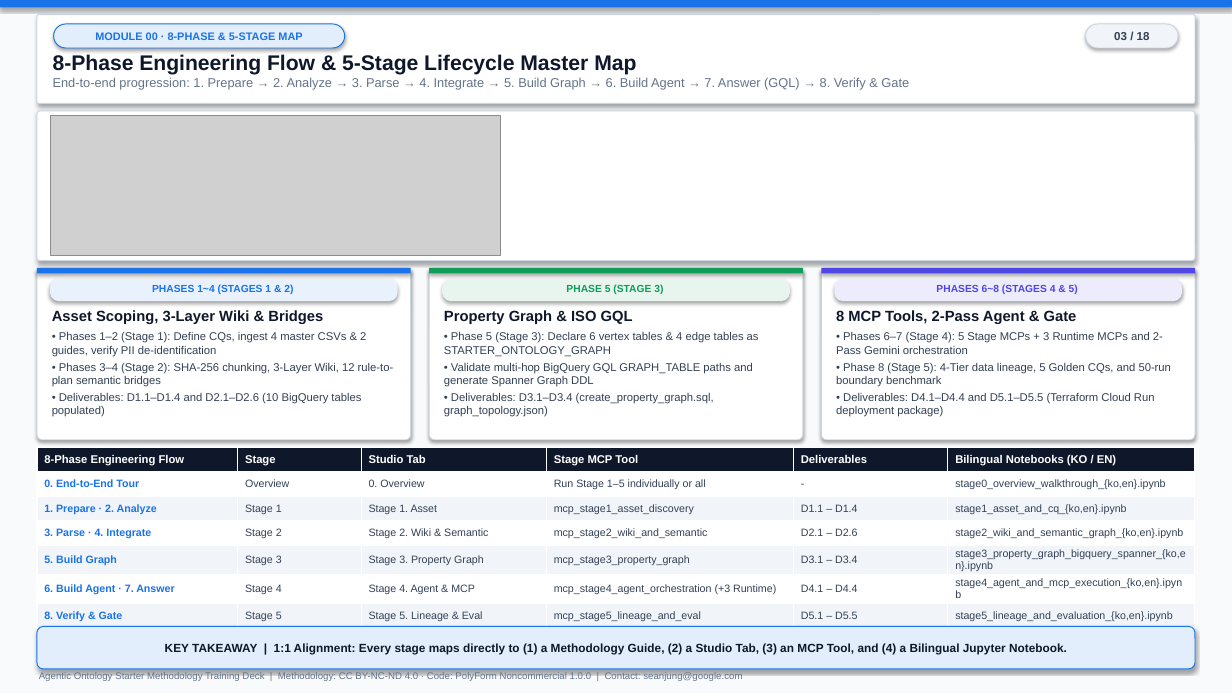
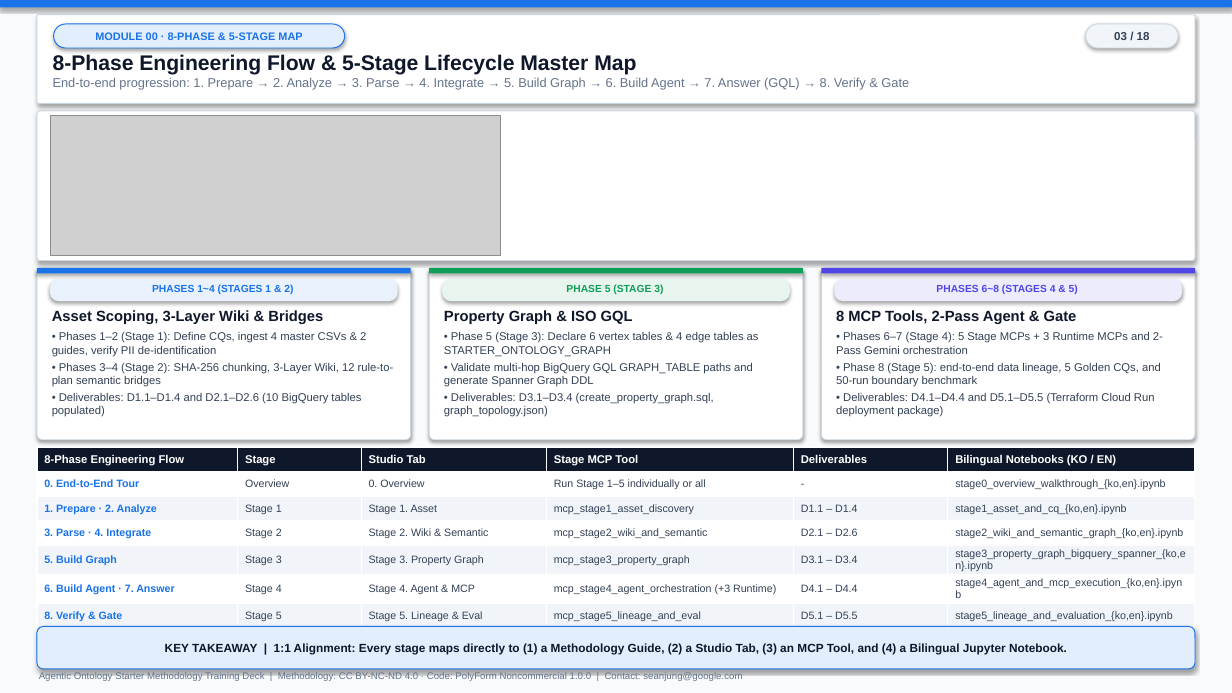
Before and after one commit to seanjungG/agentic-ontology-starter, a slide deck: slide 3 of slides/agentic_ontology_methodology_training_en.pptx. Drawn at 1232x693 pixels with LibreOffice and Linux fonts; fonts in the diff are those of the drawing; grey boxes stand for pictures. Boxes give left, top, right and bottom in pixels: in the first picture for what was removed or moved away, otherwise in the second. Text is boxed around its words. In the diff, an @@ line names an element or a change of style, - is before the commit and + after.

```diff
--- a/slides/agentic_ontology_methodology_training_en.pptx
+++ b/slides/agentic_ontology_methodology_training_en.pptx
@@ text at (836, 363, 1161, 387): text changed @@
-• Phase 8 (Stage 5): 4-Tier data lineage, 5 Golden CQs, and 50-run boundary benchmark
+• Phase 8 (Stage 5): end-to-end data lineage, 5 Golden CQs, and 50-run boundary benchmark
```
Also in this commit, not shown: 5 other slides changed, 48 other files.
